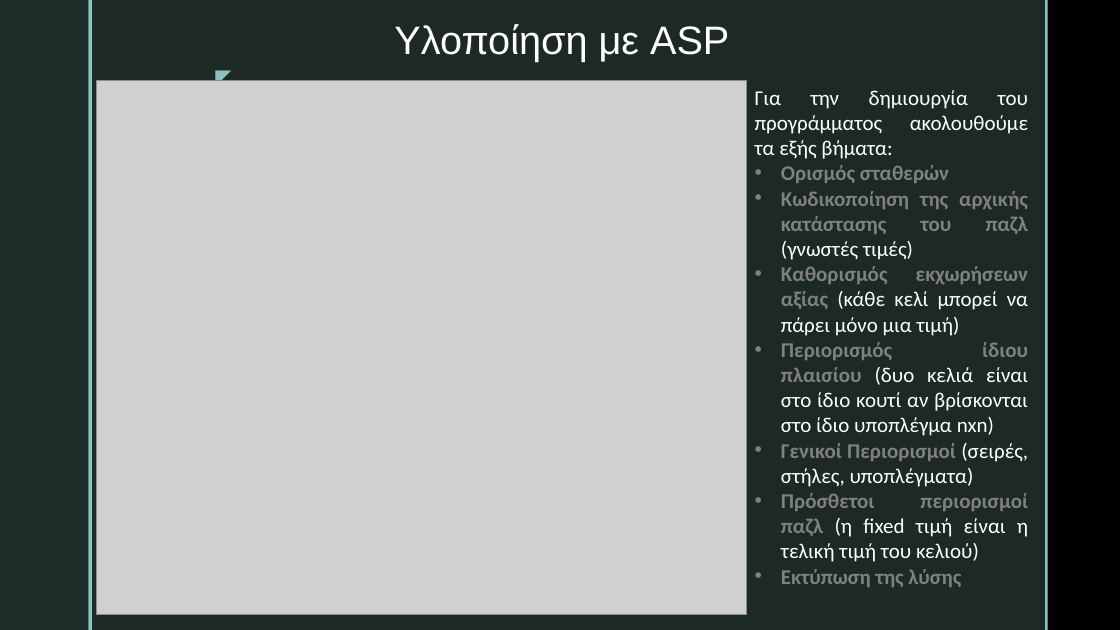
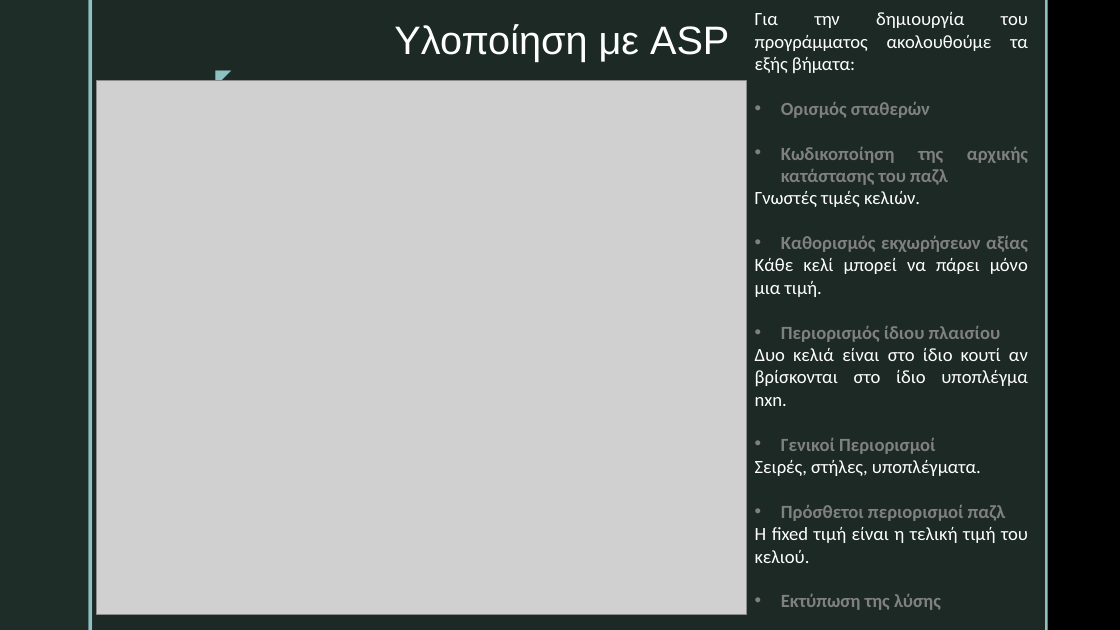
Before and after one commit to tsaperlein/Sudoku, a slide deck: slide 7 of Presentation.pptx. Drawn at 1120x630 pixels with LibreOffice and Linux fonts; fonts in the diff are those of the drawing; grey boxes stand for pictures; background and template pictures are left out. Boxes give left, top, right and bottom in pixels: in the first picture for what was removed or moved away, otherwise in the second. Text is boxed around its words. In the diff, an @@ line names an element or a change of style, - is before the commit and + after.

```diff
--- a/Presentation.pptx
+++ b/Presentation.pptx
@@ text "Για την δημιουργία του προγράμματος ...": place and size @@
-text "Για την δημιουργία του προγράμματος ..." at (755, 90, 1028, 587)
+text "Για την δημιουργία του προγράμματος ..." at (755, 12, 1028, 610)
@@ text at (755, 12, 1028, 610): size 18 to 16 pt in "Για την δημιουργία του προγράμματος ακολουθούμε τα ...", "Ορισμός σταθερών", "Εκτύπωση της λύσης" @@
@@ text at (755, 147, 1028, 563): text changed; size 18 to 16 pt @@
-• Κωδικοποίηση της αρχικής κατάστασης του παζλ (γνωστές τιμές)
-• Καθορισμός εκχωρήσεων αξίας (κάθε κελί μπορεί να πάρει μόνο μια τιμή)
-• Περιορισμός ίδιου πλαισίου (δυο κελιά είναι στο ίδιο κουτί αν βρίσκονται στο ίδιο υποπλέγμα nxn)
-• Γενικοί Περιορισμοί (σειρές, στήλες, υποπλέγματα)
-• Πρόσθετοι περιορισμοί παζλ (η fixed τιμή είναι η τελική τιμή του κελιού)
+• Κωδικοποίηση της αρχικής κατάστασης του παζλ
+Γνωστές τιμές κελιών.
+• Καθορισμός εκχωρήσεων αξίας
+Κάθε κελί μπορεί να πάρει μόνο μια τιμή.
+• Περιορισμός ίδιου πλαισίου
+Δυο κελιά είναι στο ίδιο κουτί αν βρίσκονται στο ίδιο υποπλέγμα nxn.
+• Γενικοί Περιορισμοί
+Σειρές, στήλες, υποπλέγματα.
+• Πρόσθετοι περιορισμοί παζλ
+Η fixed τιμή είναι η τελική τιμή του κελιού.
```
Also in this commit, not shown: 3 other slides changed, 2 slides added, 2 other files.
